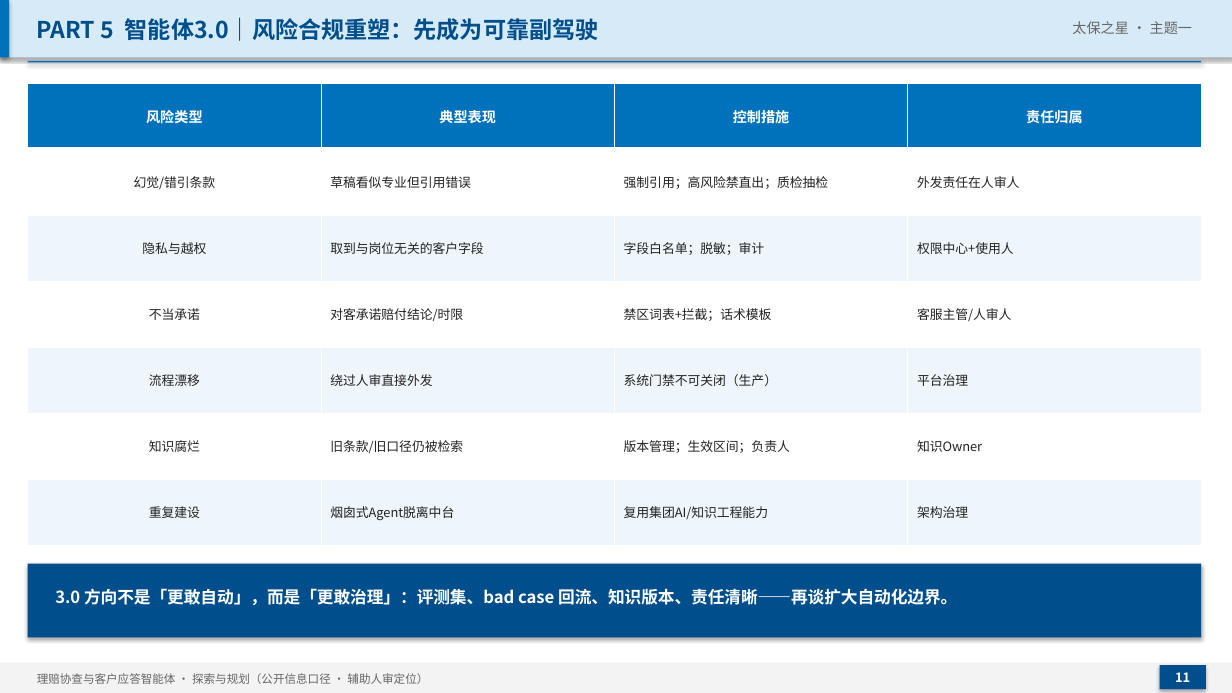
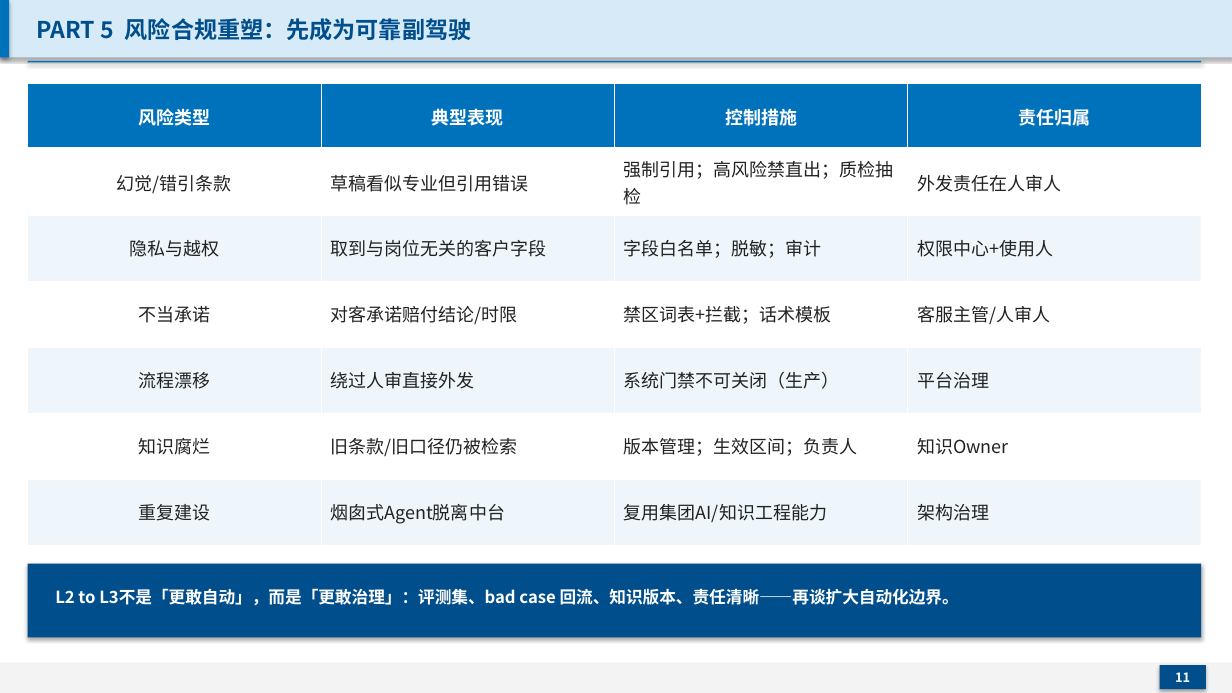
Before and after one commit to Haoooaa/planning-sourcing-system, a slide deck: slide 11 of claims-assist/deck.pptx. Drawn at 1232x693 pixels with LibreOffice and Linux fonts; fonts in the diff are those of the drawing. Boxes give left, top, right and bottom in pixels: in the first picture for what was removed or moved away, otherwise in the second. Text is boxed around its words. In the diff, an @@ line names an element or a change of style, - is before the commit and + after.

```diff
--- a/claims-assist/deck.pptx
+++ b/claims-assist/deck.pptx
@@ text at (37,18,472,40): text changed @@
-PART 5 智能体3.0｜风险合规重塑：先成为可靠副驾驶
+PART 5 风险合规重塑：先成为可靠副驾驶
@@ text removed at (1072,21,1192,34) @@
-太保之星 · 主题一
@@ table at (28,83,1200,545) @@
@@ size 11 to 14 pt in "风险类型", "典型表现", "控制措施", "责任归属" @@
@@ size 10 to 14 pt @@
@@ text at (55,588,959,605): text changed @@
-3.0 方向不是「更敢自动」，而是「更敢治理」：评测集、bad case 回流、知识版本、责任清晰——再谈扩大自动化边界。
+L2 to L3不是「更敢自动」，而是「更敢治理」：评测集、bad case 回流、知识版本、责任清晰——再谈扩大自动化边界。
@@ text removed at (37,673,428,684) @@
-理赔协查与客户应答智能体 · 探索与规划（公开信息口径 · 辅助人审定位）
```
Also in this commit, not shown: 11 other slides changed, 3 slides added, 5 slides removed, 1 other file.
